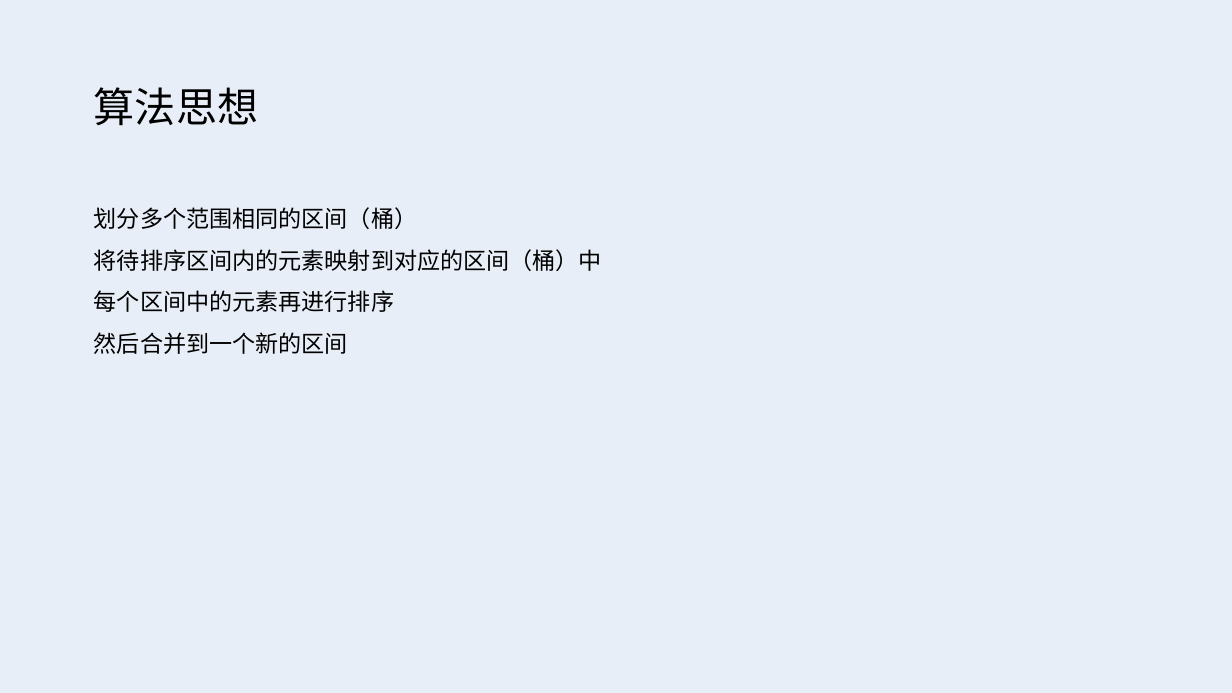
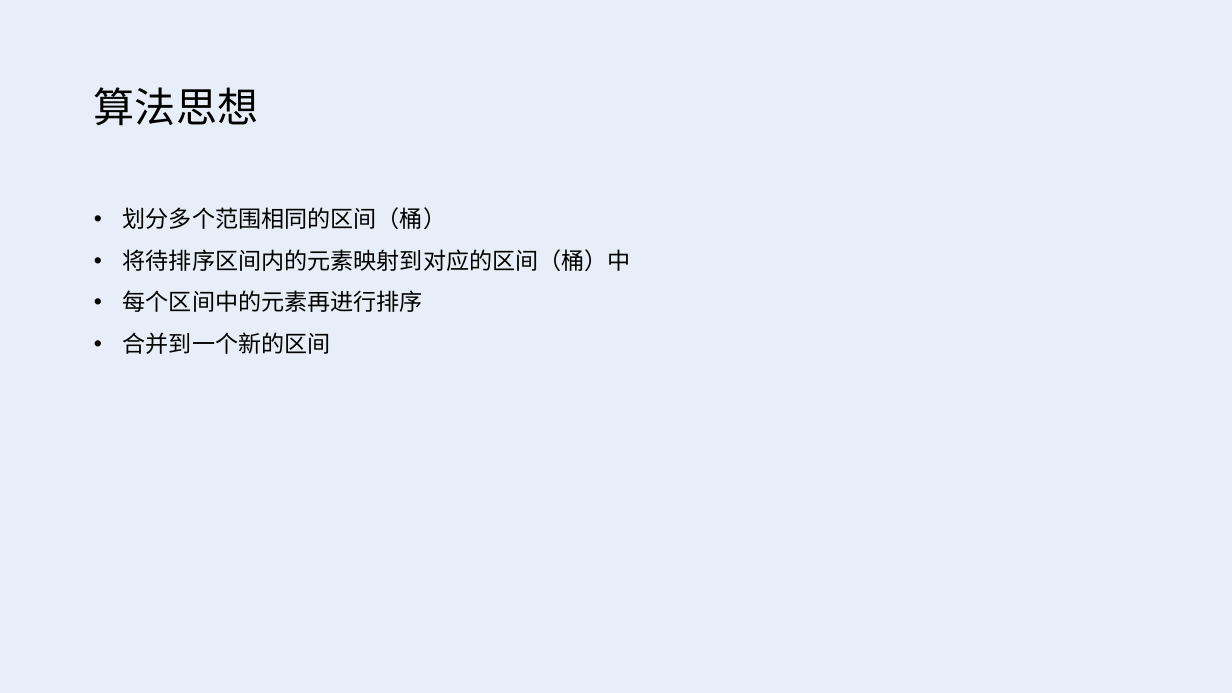
Before and after one commit to jj56313751/weijing-studybook, a slide deck: slide 2 of 算法/排序算法/桶排序/桶排序.pptx. Drawn at 1232x693 pixels with LibreOffice and Linux fonts; fonts in the diff are those of the drawing. Boxes give left, top, right and bottom in pixels: in the first picture for what was removed or moved away, otherwise in the second. Text is boxed around its words. In the diff, an @@ line names an element or a change of style, - is before the commit and + after.

Commit message:
桶排序优化

```diff
--- a/算法/排序算法/桶排序/桶排序.pptx
+++ b/算法/排序算法/桶排序/桶排序.pptx
@@ text at (x1=123, y1=207, x2=631, y2=312): bullet none to • @@
@@ text at (x1=123, y1=332, x2=331, y2=354): text changed @@
-然后合并到一个新的区间
+• 合并到一个新的区间
```
Also in this commit, not shown: 2 other slides changed, 1 other file.
